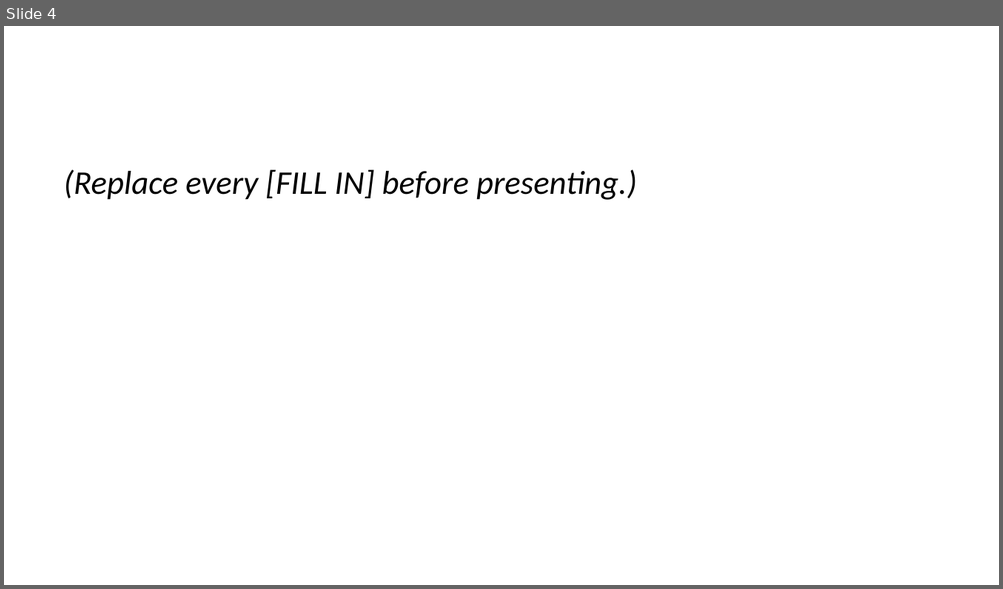
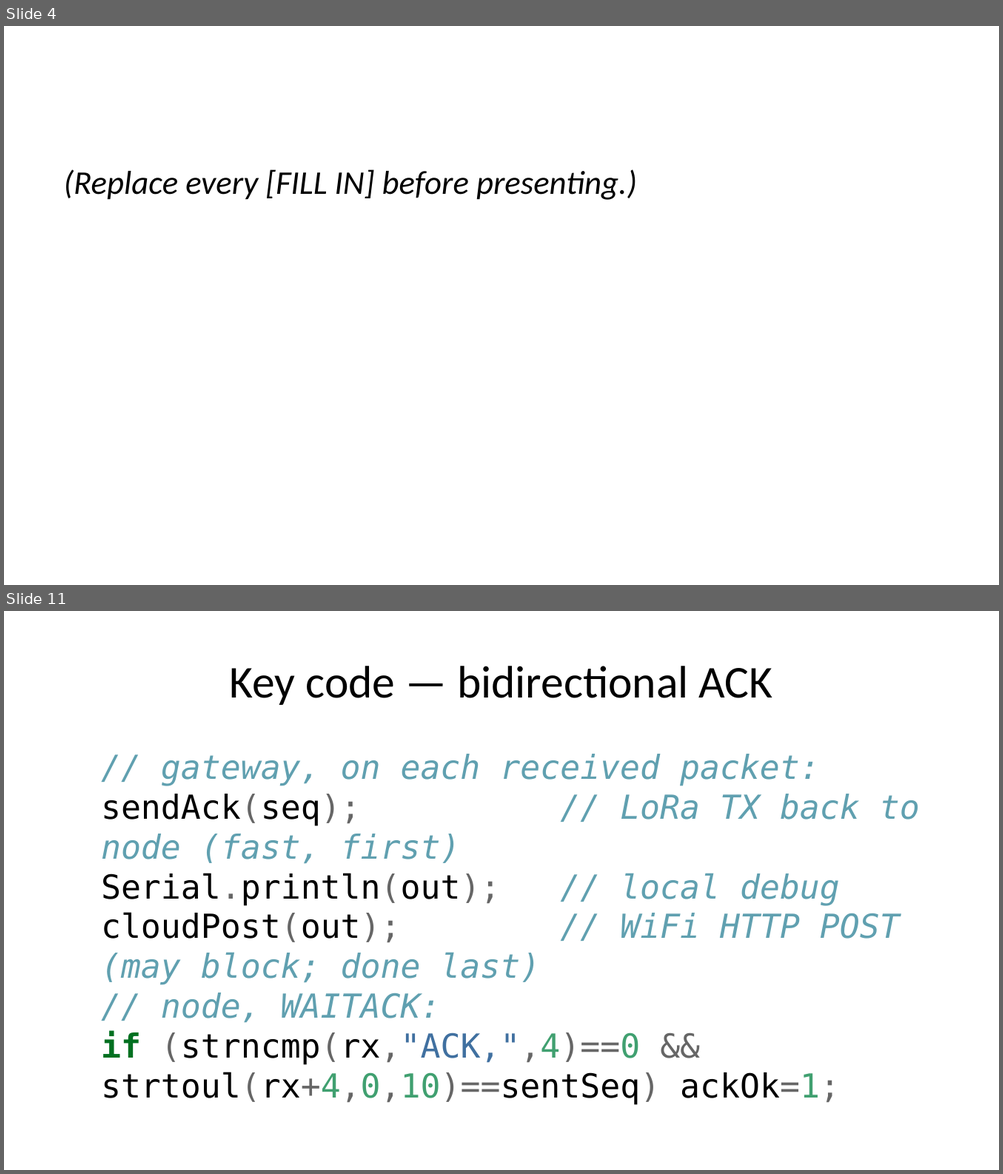
Before and after one commit to Gabrcodes/sunsand-iot-monitor, a slide deck: docs/slides.pptx. Shown one above the other, each under a label of ours: slide 4 before the commit, slides 4 and 11 after it; the slides between them are not shown. The pictures are 1003x589 and 1003x1174 pixels, drawn with LibreOffice and Linux fonts; fonts in the diff are those of the drawing. Boxes give left, top, right and bottom in pixels: in the first picture for what was removed or moved away, otherwise in the second. Text is boxed around its words. In the diff, an @@ line names an element or a change of style, - is before the commit and + after.

```diff
--- a/docs/slides.pptx
+++ b/docs/slides.pptx
@@ slide 11 added at [4,611,999,1170], background #FFFFFF @@
@@ title added at [230,666,773,705], 33 pt, text #000000 @@
+Key code — bidirectional ACK
@@ text added at [101,754,919,1105], 24 pt, text #60A0B0, italic @@
+// gateway, on each received packet:
+sendAck(seq); // LoRa TX back to node (fast, first)
+Serial.println(out); // local debug
+cloudPost(out); // WiFi HTTP POST (may block; done last)
+// node, WAITACK:
+if (strncmp(rx,"ACK,",4)==0 && strtoul(rx+4,0,10)==sentSeq) ackOk=1;
```
Also in this commit, not shown: 12 slides changed, 2 other slides added, 3 slides removed, 15 other files.
